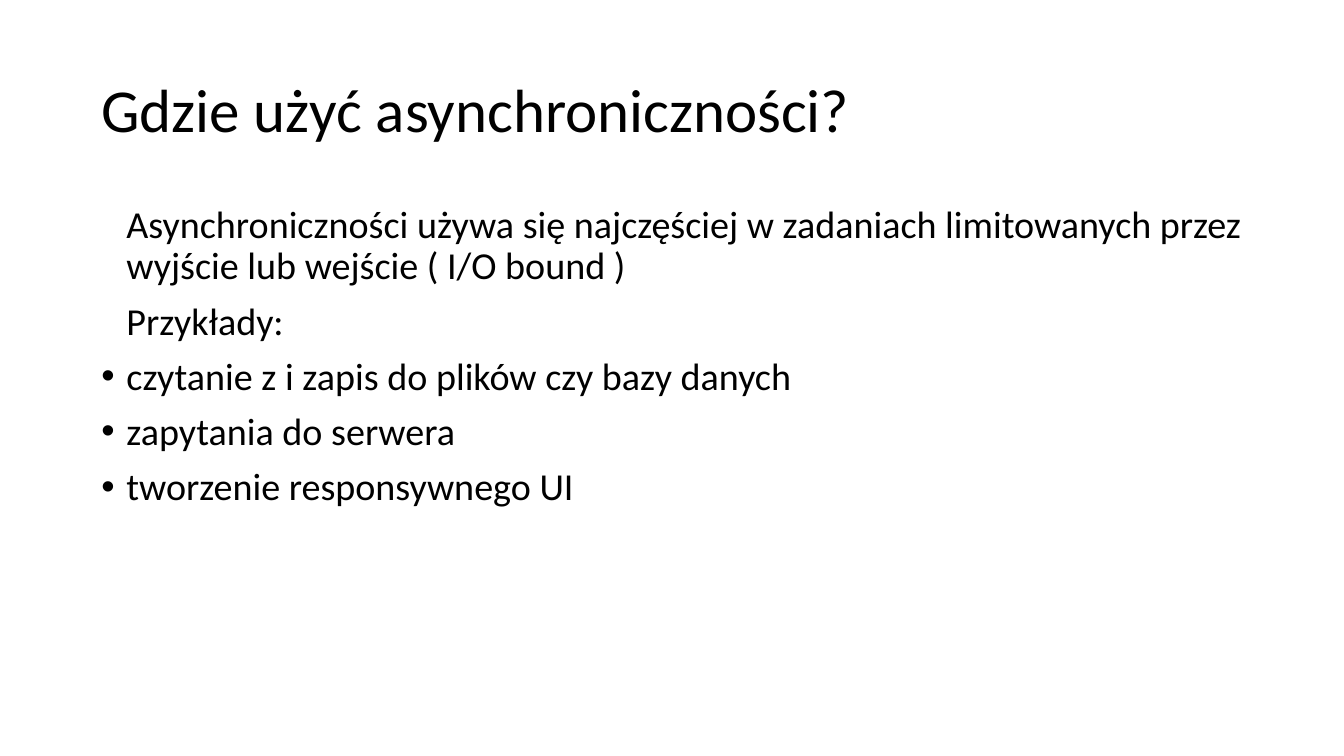
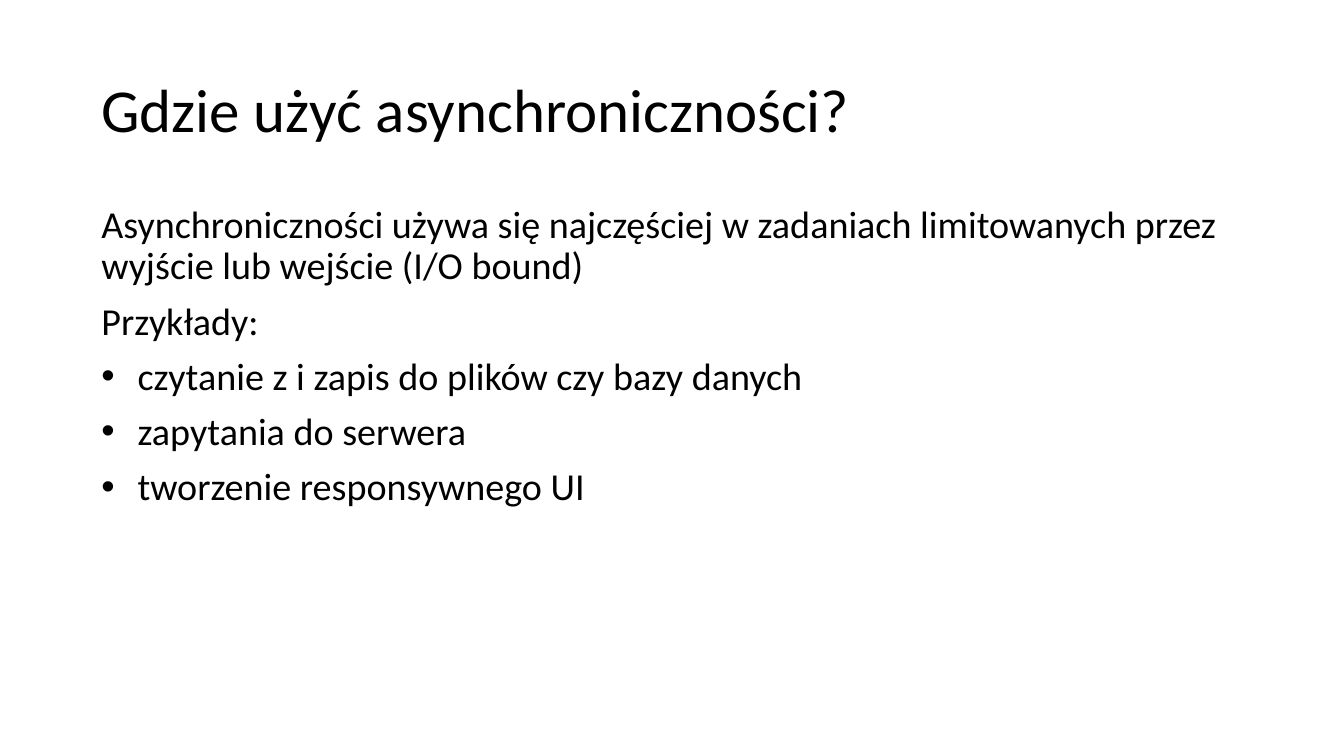
Before and after one commit to mpedziwiatr02/JPWP-User-Registration, a slide deck: slide 8 of PRESENTATION.odp. Drawn at 1344x756 pixels with LibreOffice and Linux fonts; fonts in the diff are those of the drawing; background and template pictures are left out. Boxes give left, top, right and bottom in pixels: in the first picture for what was removed or moved away, otherwise in the second. Text is boxed around its words. In the diff, an @@ line names an element or a change of style, - is before the commit and + after.

```diff
--- a/PRESENTATION.odp
+++ b/PRESENTATION.odp
@@ text at box(101, 211, 1216, 286): text changed @@
-Asynchroniczności używa się najczęściej w zadaniach limitowanych przez wyjście lub wejście ( I/O bound )
+Asynchroniczności używa się najczęściej w zadaniach limitowanych przez wyjście lub wejście (I/O bound)
@@ text at box(101, 308, 802, 507): indent changed @@
```
Also in this commit, not shown: 18 other slides changed.
